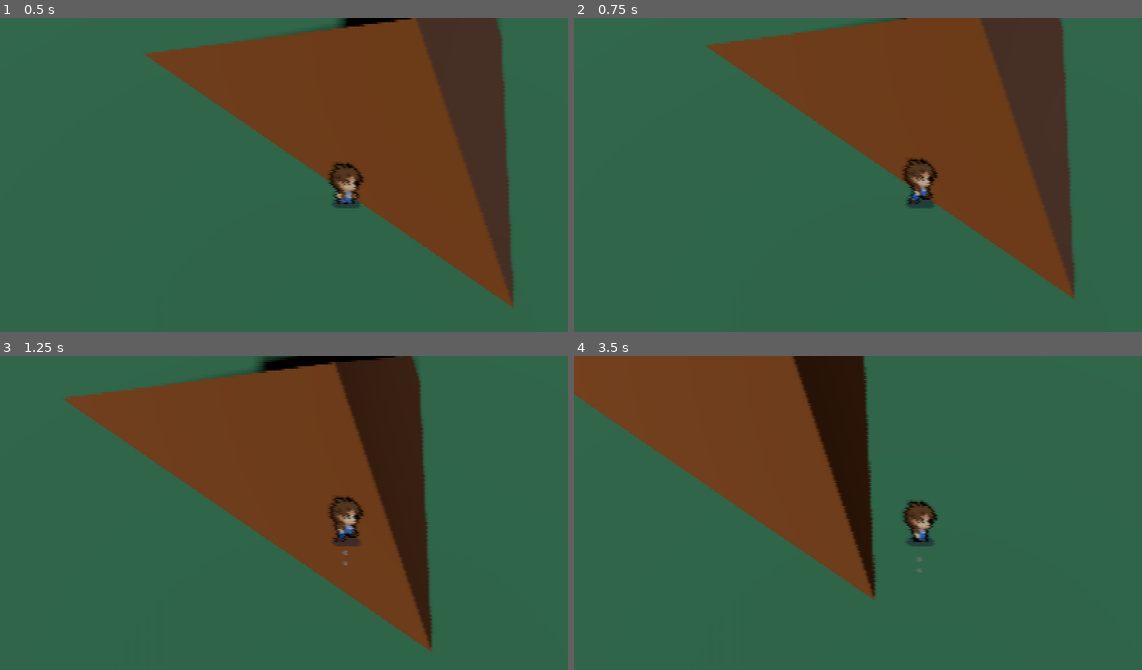
Above: before the commit, frames 1-4 (two rows, left to right).
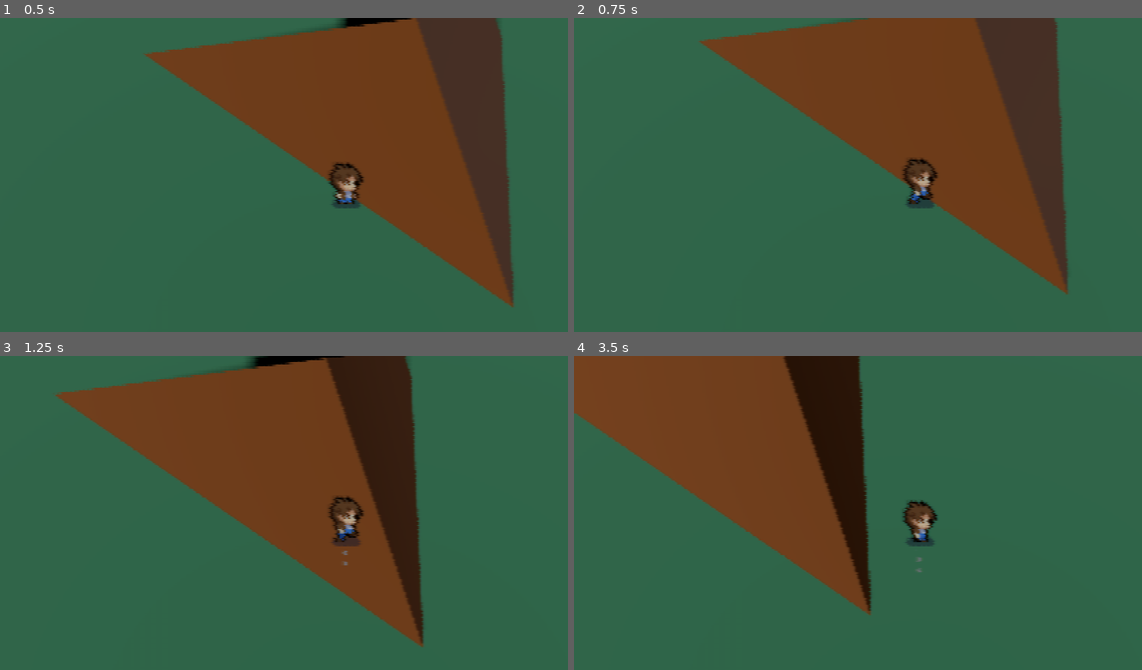
Above: after the commit, the same moments.

Repository: tahsin-s/PIxel-Perfect-3D
Game: Godot game, scene res://Layout.tscn
Two runs of this game, one before a commit and one after it. Both use one fixed random seed, a clock stepped at 60 frames per second and the inputs below.
Inputs:
- Up to frame 1 (0.5 s): no input
- Up to frame 2 (0.75 s): hold D (move_right) from 0.53 s (still down)
- Up to frame 3 (1.25 s): keep holding D (move_right); tap K (jump) at 0.77 s
- Up to frame 4 (3.5 s): release D (move_right) at 1.28 s; hold S (move_down) 1.28-2.03 s; tap K (jump) at 1.52, 3.02 s; hold D (move_right) 2.03-2.78 s; hold W (move_up) from 2.78 s (still down)

Frame 1 is identical in both runs. In frame 2, 2.2% of the frame differs, in the area x 21-89%, y 0-90%; in frame 3, 4.3%; in frame 4, 5.3%, in the area x 0-54%, y 0-83%.

Commit message:
Tighten xz plane movement

Diff:
--- a/char scenes/player_body.gd
+++ b/char scenes/player_body.gd
@@ -1,7 +1,7 @@
 extends CharacterBody3D
 
-const ACCELERATION = 100.0
-const FRICTION = 10.0
+const ACCELERATION = 240.0
+const FRICTION = 24.0
 const SPEED_SCALING = Vector3.ONE / Globals.scale
 const JUMP_VELOCITY = 30.0
 const MOVING_THRESH = 3.0
